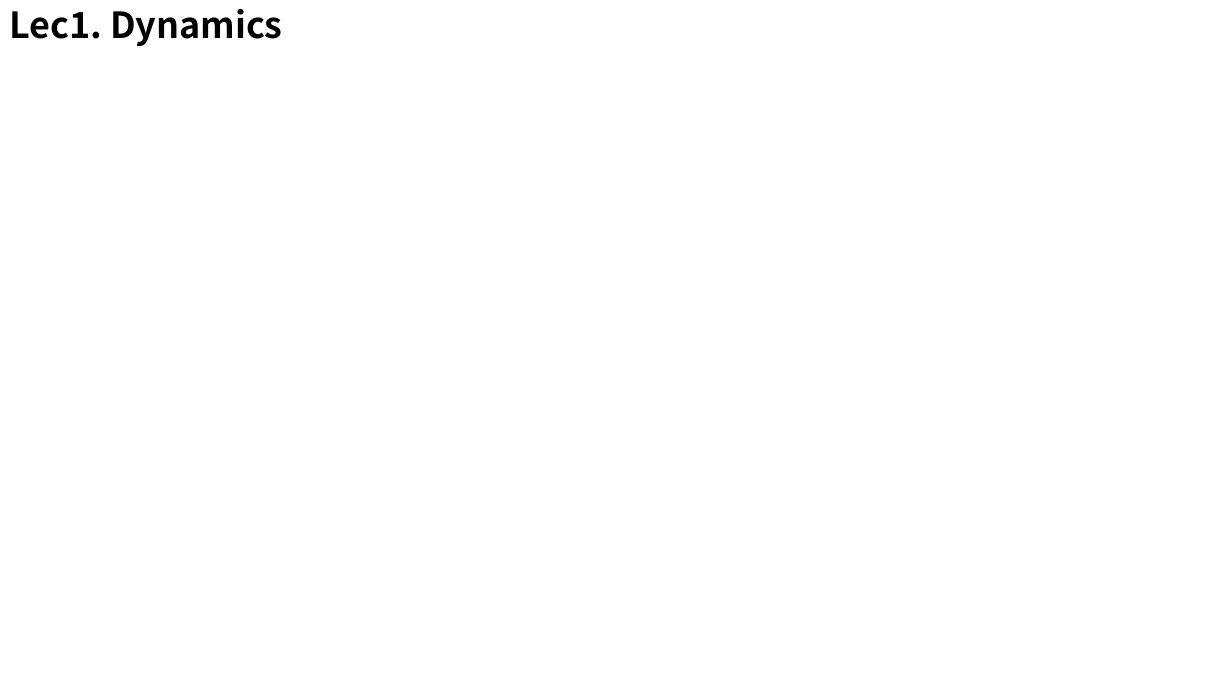
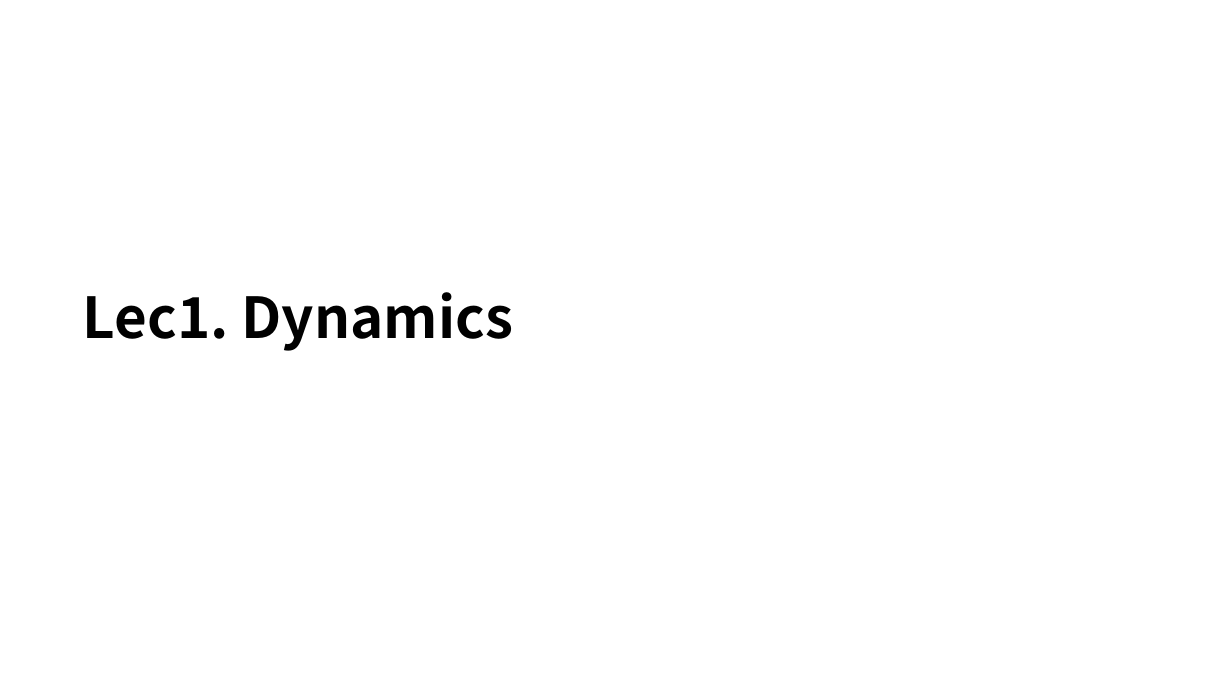
Before and after one commit to kimsooyoung/rl_oc_python, a slide deck: slide 1 of lecture_contents/presentation_1.pptx (slide 7 before the commit). Drawn at 1232x693 pixels with LibreOffice and Linux fonts; fonts in the diff are those of the drawing. Boxes give left, top, right and bottom in pixels: in the first picture for what was removed or moved away, otherwise in the second. Text is boxed around its words. In the diff, an @@ line names an element or a change of style, - is before the commit and + after.

```diff
--- a/lecture_contents/presentation_1.pptx
+++ b/lecture_contents/presentation_1.pptx
@@ title "Lec1. Dynamics": place and size @@
-title "Lec1. Dynamics" at [9, 9, 283, 46]
+title "Lec1. Dynamics" at [83, 292, 514, 351]
@@ title "Lec1. Dynamics" at [83, 292, 514, 351]: size 28 to 44 pt; line spacing 1 to 0.9; vertical alignment top to middle @@
```
Also in this commit, not shown: 4 other slides changed, 3 slides added, 1 slide removed, 1 other file.
